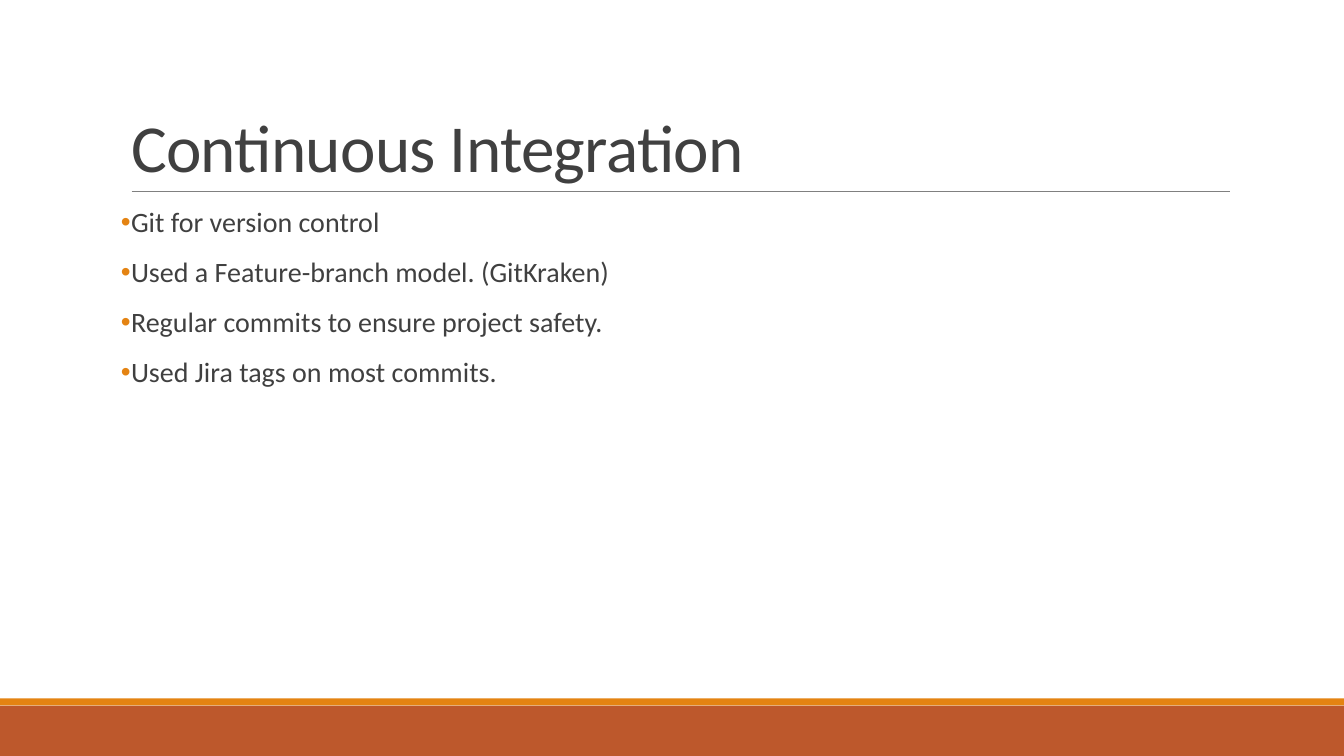
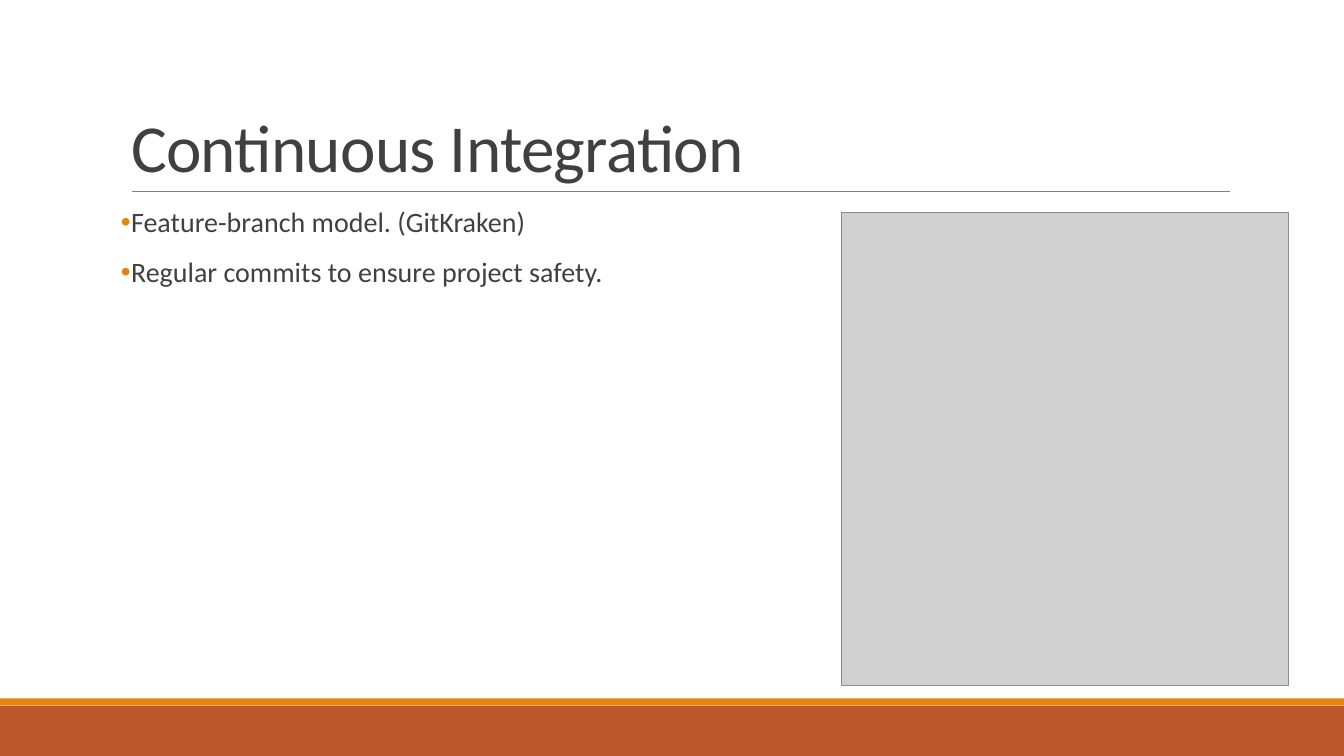
Before and after one commit to Shameer28/QA-Cinemas, a slide deck: slide 6 of QA Cinema-Documentation/Presentation/QACinema.pptx. Drawn at 1344x756 pixels with LibreOffice and Linux fonts; fonts in the diff are those of the drawing; grey boxes stand for pictures. Boxes give left, top, right and bottom in pixels: in the first picture for what was removed or moved away, otherwise in the second. Text is boxed around its words. In the diff, an @@ line names an element or a change of style, - is before the commit and + after.

```diff
--- a/QA Cinema-Documentation/Presentation/QACinema.pptx
+++ b/QA Cinema-Documentation/Presentation/QACinema.pptx
@@ text at <box>131,212,525,236</box>: text changed @@
-• Git for version control
-• Used a Feature-branch model. (GitKraken)
+• Feature-branch model. (GitKraken)
@@ picture added at <box>842,212,1289,685</box> @@
@@ text at <box>131,362,497,387</box>: paragraph removed @@
-• Used Jira tags on most commits.
```
Also in this commit, not shown: 6 other slides changed, 1 other file.
